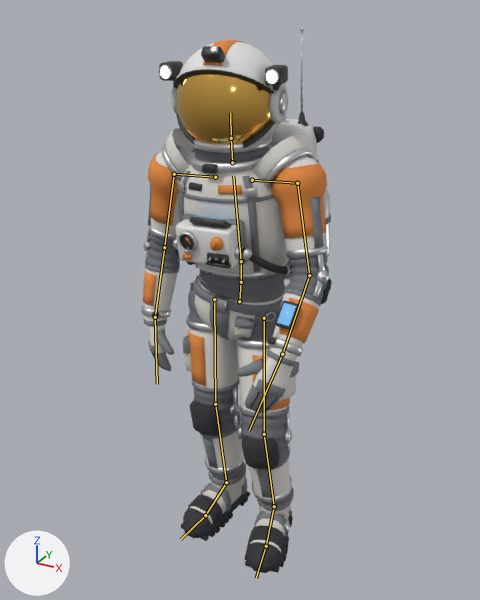
Two versions of the glTF model static/martian/assets/models/astronaut.glb, one commit apart.
Both versions are drawn from a 50 mm camera at (1.029, -1.946, 1.929) aimed at (-0.052, 0.02, 0.946). Lighting does not change. The marker at lower left points along +X, +Y and +Z. The picture after the commit comes second. Both versions are drawn at frame 38 of the action 'Idle'; the numbers are the values there. The bones that bend it are drawn over the model as lines.
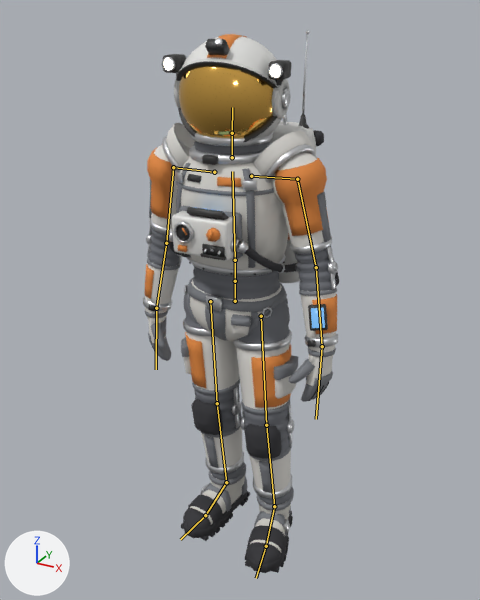
Changed parts and their boxes (x1, y1, x2, y2) in the pictures (480 x 600 px):
'Mesh_0', posed
    before: (141, 28, 332, 573)
    after: (143, 30, 339, 573)
bone 'hips', root to tip
    before: (239, 301) to (241, 282)
    after: (235, 301) to (235, 281)
bone 'spine', root to tip
    before: (241, 282) to (241, 261)
    after: (235, 281) to (235, 260)
bone 'chest', root to tip
    before: (241, 261) to (233, 176)
    after: (235, 260) to (232, 171)
bone 'neck', root to tip
    before: (232, 162) to (231, 138)
    after: (232, 157) to (232, 133)
bone 'head', root to tip
    before: (231, 138) to (230, 113)
    after: (232, 133) to (232, 107)
bone 'shoulder_L', root to tip
    before: (252, 180) to (297, 183)
    after: (251, 176) to (297, 179)
bone 'upper_arm_L', root to tip
    before: (297, 183) to (309, 275)
    after: (297, 179) to (316, 267)
bone 'forearm_L', root to tip
    before: (309, 275) to (282, 354)
    after: (316, 267) to (322, 346)
bone 'hand_L', root to tip
    before: (282, 354) to (249, 430)
    after: (322, 346) to (316, 419)
bone 'shoulder_R', root to tip
    before: (215, 177) to (174, 174)
    after: (214, 172) to (173, 167)
bone 'upper_arm_R', root to tip
    before: (174, 174) to (164, 247)
    after: (173, 167) to (166, 243)
bone 'forearm_R', root to tip
    before: (164, 247) to (155, 317)
    after: (166, 243) to (156, 308)
bone 'thigh_L', root to tip
    before: (264, 318) to (264, 434)
    after: (261, 316) to (266, 425)
bone 'shin_L', root to tip
    before: (264, 434) to (274, 506)
    after: (266, 425) to (274, 506)
bone 'thigh_R', root to tip
    before: (214, 299) to (215, 404)
    after: (210, 301) to (217, 403)
bone 'shin_R', root to tip
    before: (215, 404) to (226, 482)
    after: (217, 403) to (226, 482)

The edits, one by one:
Bone 'hips' (bone_hips) moves from (-0.049, -0.016, -0.011) to (-0.049, -0.004, 0.02).
Bone 'hips' (bone_hips) turns from (2, -5, -6) to (1, -4, -1) degrees about its own x, y and z.
Bone 'spine' (bone_spine) turns from (2, 2, 4) to (0, 2, 1) degrees about its own x, y and z.
Bone 'chest' (bone_chest) turns from (2, 3, 4) to (0, 3, 1) degrees about its own x, y and z.
Bone 'neck' (bone_neck) turns from (-2, 2, -1) to (0, 2, -1) degrees about its own x, y and z.
Bone 'head' (bone_head) turns from (-1, 5, -2) to (0, 5, -2) degrees about its own x, y and z.
Bone 'shoulder_L' (bone_shoulder_l) turns from (2, 0, -2) to (2, 0, 0) degrees about its own x, y and z.
Bone 'upper_arm_L' (bone_upper_arm_l) turns from (-22, 21, 2) to (-8, 12, 16) degrees about its own x, y and z.
Bone 'forearm_L' (bone_forearm_l) turns from (-29, -4, -16) to (-11, -1, -6) degrees about its own x, y and z.
Bone 'hand_L' (bone_hand_l) turns from (-3, 14, 11) to (-5, 2, 9) degrees about its own x, y and z.
Bone 'shoulder_R' (bone_shoulder_r) turns from (0, 0, 2) to (0, 0, 0) degrees about its own x, y and z.
Bone 'upper_arm_R' (bone_upper_arm_r) turns from (-9, -28, -8) to (-6, -15, -15) degrees about its own x, y and z.
Bone 'forearm_R' (bone_forearm_r) turns from (-19, 2, 11) to (-9, 0, 5) degrees about its own x, y and z.
Bone 'thigh_L' (bone_thigh_l) turns from (-17, -19, -10) to (-5, -18, -6) degrees about its own x, y and z.
Bone 'shin_L' (bone_shin_l) turns from (27, 0, 0) to (8, 0, 0) degrees about its own x, y and z.
Bone 'foot_L' (bone_foot_l) turns from (-10, -4, 3) to (-2, -4, 2) degrees about its own x, y and z.
Bone 'thigh_R' (bone_thigh_r) turns from (-8, 0, -9) to (-2, 0, -4) degrees about its own x, y and z.
Bone 'shin_R' (bone_shin_r) turns from (11, 0, 0) to (4, 0, 0) degrees about its own x, y and z.
